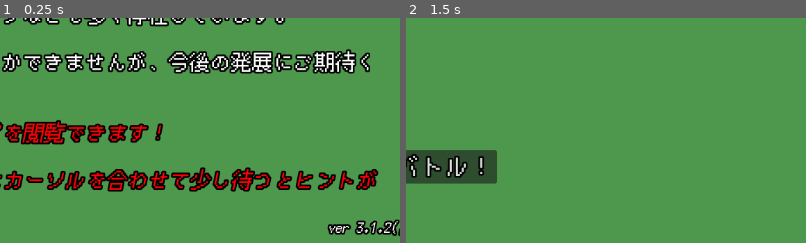
Above: before the commit, frames 1-2 (left to right).
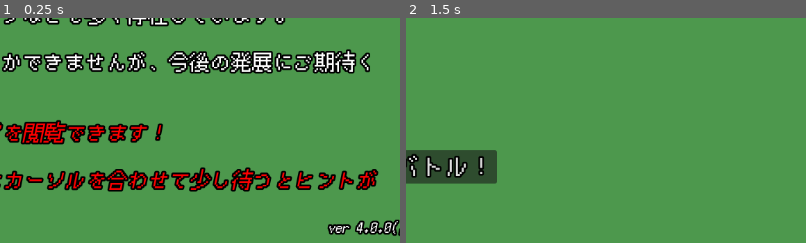
Above: after the commit, the same moments.

Repository: aomushi0710/battle_game
Game: Godot game, scene res://メインシーン.tscn
Two runs of this game, one before a commit and one after it. Both use one fixed random seed, a clock stepped at 60 frames per second and the inputs below.
Inputs (mouse positions are % of the whole screen's width and height, from its top left):
- Up to frame 1 (0.25 s): no input
- Up to frame 2 (1.5 s): click "コンピューター戦" at 0.5 s; click (25, 4) at 1.27 s; type "Alex" at 1.35 s
The pictures show only the part of the screen within x 45-95%, y 48-98%; the shares and areas given below are measured in that part.

The runs differ from the first frame. In frame 1, 0.3% of the frame differs, in the area x 88-98%, y 89-97%; in frame 2, nothing differs.

Commit message:
β ver.4.0.0 アップデート！
・バトルシステムが一新！更に快適なゲーム体験が可能に
・背景の修正
・その他 β ver.3.0.0 以降の変更点は各アップデートをご覧ください

Diff:
--- a/Global.gd
+++ b/Global.gd
@@ -1,8 +1,8 @@
 extends Node2D
 
 # バージョン管理 定数
-const VERSION_TEXT: String = "ver 3.1.2(β)" # バージョン
-const VERSION: float = 3.1 # 比較可能バージョン セーブデータ整合性チェック用
+const VERSION_TEXT: String = "ver 4.0.0(β)" # バージョン
+const VERSION: float = 4.0 # 比較可能バージョン セーブデータ整合性チェック用
 const VERSION_BETA: bool = true # true:ベータ版 false:正式リリース版
 
 var monster_data = {}
Binary file changed: image/stage/草原.PNG
Not shown: 1 places in 新バトル.tscn that only renumber resources
